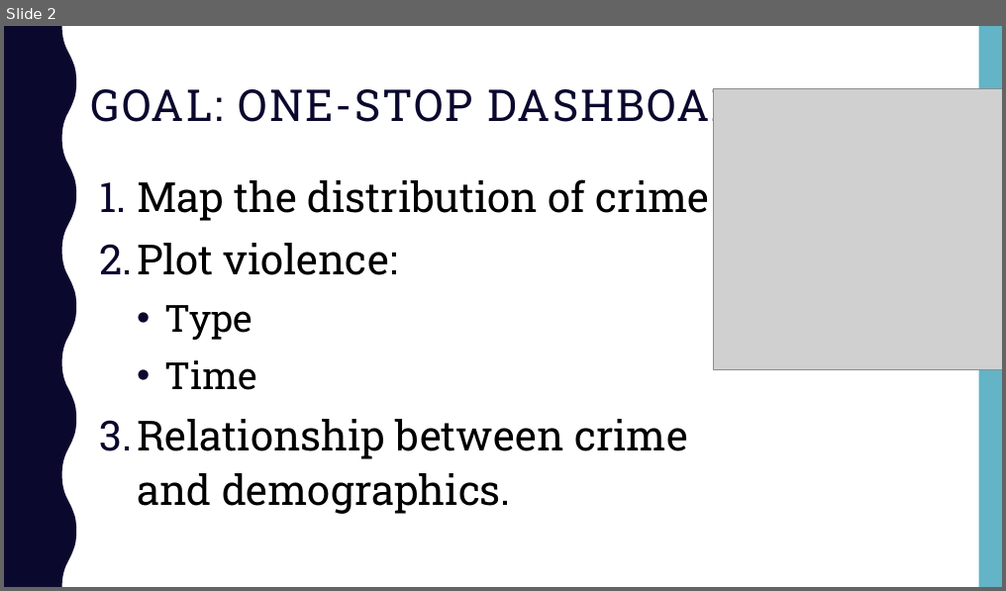
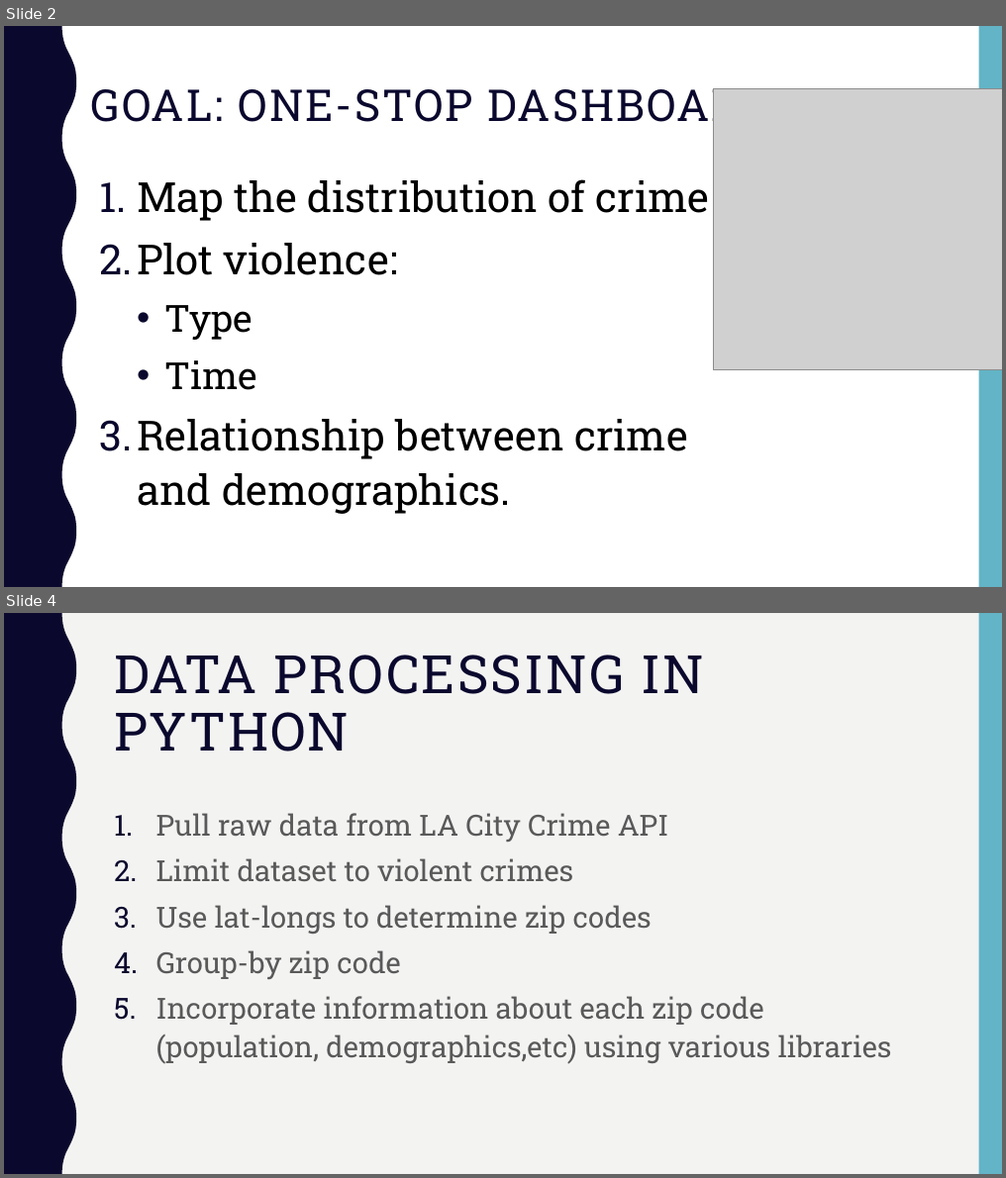
Before and after one commit to Jonheston/LA_Crime_visualizations, a slide deck: Project - 2 - LACity Crime Visualizations.pptx. Shown one above the other, each under a label of ours: slide 2 before the commit, slides 2 and 4 after it; the slides between them are not shown. The pictures are 1006x591 and 1006x1178 pixels, drawn with LibreOffice and Linux fonts; fonts in the diff are those of the drawing; grey boxes stand for pictures. Boxes give left, top, right and bottom in pixels: in the first picture for what was removed or moved away, otherwise in the second. Text is boxed around its words. In the diff, an @@ line names an element or a change of style, - is before the commit and + after.

```diff
--- a/Project - 2 - LACity Crime Visualizations.pptx
+++ b/Project - 2 - LACity Crime Visualizations.pptx
@@ slide 4 added at (4, 613, 1002, 1174), background #F3F3F2; not listed: 2 template elements that a slide beside it also shows @@
@@ title added at (114, 655, 705, 752), 51 pt, text #0B082E @@
+DATA PROCESSING IN PYTHON
@@ text added at (156, 813, 892, 1064), 28 pt, text #595959 @@
+1. Pull raw data from LA City Crime API
+2. Limit dataset to violent crimes
+3. Use lat-longs to determine zip codes
+4. Group-by zip code
+5. Incorporate information about each zip code (population, demographics,etc) using various libraries
```
Also in this commit, not shown: 2 slides changed.
